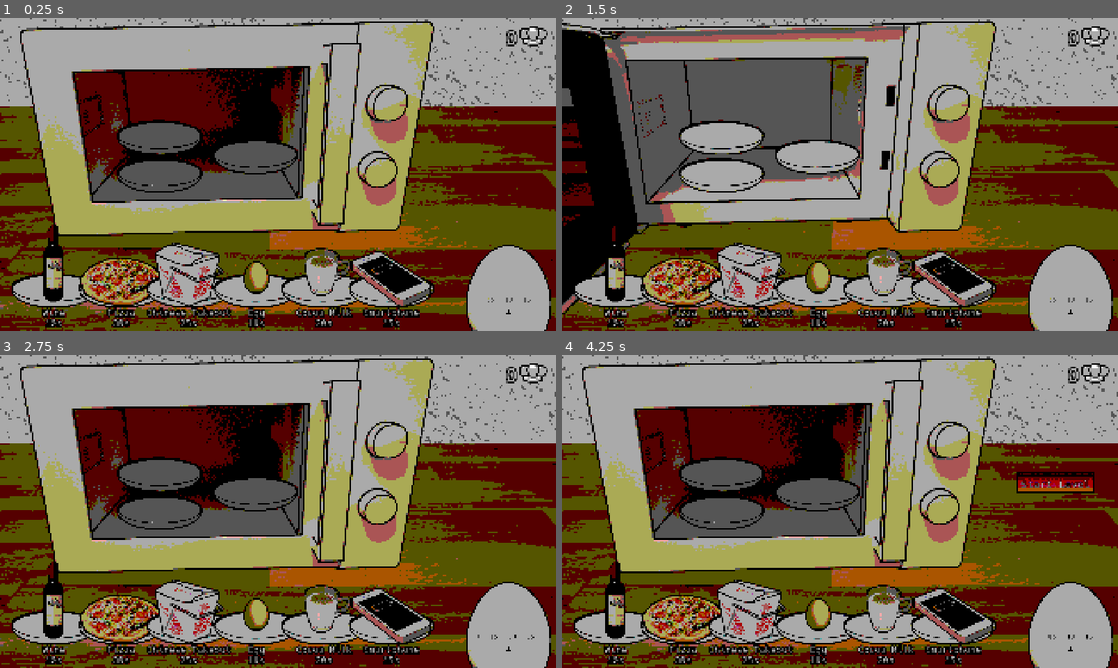
Above: before the commit, frames 1-4 (two rows, left to right).
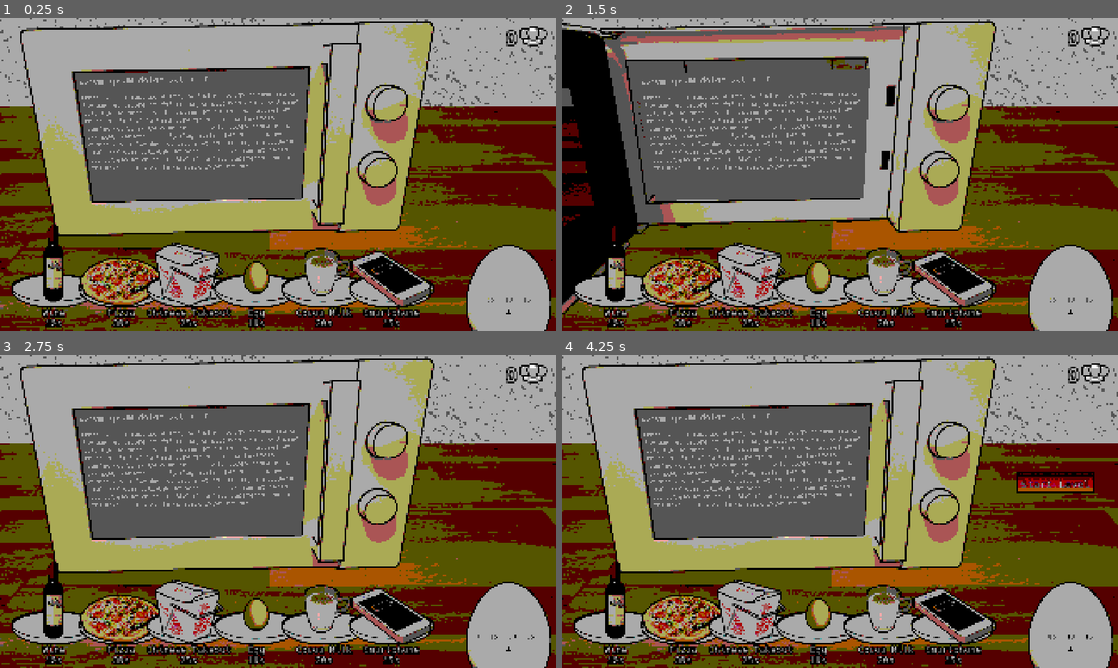
Above: after the commit, the same moments.

Repository: AnJ95/gmtk-2026
Game: Godot game, scene res://main/Main.tscn
The game is run twice, just before and just after one commit, with the same random seed, the same clock (stepped at 60 frames per second) and the same inputs.
Inputs (mouse positions are in pixels of both pictures, inside the frame that each line leads up to):
- Up to frame 1 (0.25 s): no input
- Up to frame 2 (1.5 s): tap Enter at 0.5 s; drag from (756, 130) to (617, 290) at 0.52 s; tap Space at 1.25 s; drag from (728, 190) to (817, 155) at 1.27 s
- Up to frame 3 (2.75 s): move the mouse to (333, 442) at 2.02 s; click (333, 442) at 2.17 s
- Up to frame 4 (4.25 s): drag from (812, 574) to (723, 511) at 2.77 s; tap Enter at 3.5 s; move the mouse to (1006, 558) at 3.52 s; click (1006, 558) at 3.67 s

The runs differ from the first frame. In frame 1, 10% of the frame differs, in the area x 13-56%, y 16-58%; in frame 2, 7.4%; in frame 3, 10%; in frame 4, 10%.

Commit message:
Add microwave flavor text mechanic

Diff:
--- a/level/Level.gd
+++ b/level/Level.gd
@@ -3,8 +3,10 @@
 var total_time: int
 var num_microwave_slots: int
 var shelf_items: Array[PackedScene]
+var intro_text: String
 
-func _init(total_time: int, num_microwave_slots: int, shelf_items: Array[PackedScene]) -> void:
+func _init(total_time: int, num_microwave_slots: int, shelf_items: Array[PackedScene], intro_text: String) -> void:
 	self.total_time = total_time
 	self.num_microwave_slots = num_microwave_slots
 	self.shelf_items = shelf_items
+	self.intro_text = intro_text
--- a/level/LevelManager.gd
+++ b/level/LevelManager.gd
@@ -12,20 +12,26 @@
 		preload("res://item/items/item_egg.tscn"),
 		preload("res://item/items/item_kaba.tscn"),
 		preload("res://item/items/item_smartphone.tscn"),
-	]),
+	], "[b]Lorem ipsum dolor sit amet[/b]
+
+Consetetur sadipscing elitr, sed diam nonumy eirmod tempor invidunt ut labore et dolore magna aliquyam erat, sed diam voluptua. [i]At vero eos[/i] et accusam et justo duo dolores et ea rebum. Stet clita kasd gubergren, no sea takimata sanctus est Lorem ipsum dolor sit amet. Lorem ipsum dolor sit amet, consetetur sadipscing elitr, sed diam nonumy eirmod tempor invidunt ut labore et dolore magna aliquyam erat, sed diam voluptua. At vero eos et accusam et justo duo dolores et ea rebum. Stet clita kasd gubergren, no sea takimata sanctus est Lorem ipsum dolor sit amet."),
 	Level.new(45, 3, [
 		preload("res://item/items/item_pizza.tscn"),
 		preload("res://item/items/item_pizza.tscn"),
 		preload("res://item/items/item_pizza.tscn"),
 		preload("res://item/items/item_pizza.tscn")
-	]),
+	], "[b]Lorem ipsum dolor sit amet[/b]
+
+Consetetur sadipscing elitr, sed diam nonumy eirmod tempor invidunt ut labore et dolore magna aliquyam erat, sed diam voluptua. [i]At vero eos[/i] et accusam et justo duo dolores et ea rebum. Stet clita kasd gubergren, no sea takimata sanctus est Lorem ipsum dolor sit amet. Lorem ipsum dolor sit amet, consetetur sadipscing elitr, sed diam nonumy eirmod tempor invidunt ut labore et dolore magna aliquyam erat, sed diam voluptua. At vero eos et accusam et justo duo dolores et ea rebum. Stet clita kasd gubergren, no sea takimata sanctus est Lorem ipsum dolor sit amet."),
 	Level.new(60, 4, [
 		preload("res://item/items/item_pizza.tscn"),
 		preload("res://item/items/item_pizza.tscn"),
 		preload("res://item/items/item_pizza.tscn"),
 		preload("res://item/items/item_pizza.tscn"),
 		preload("res://item/items/item_pizza.tscn")
-	])
+	], "[b]Lorem ipsum dolor sit amet[/b]
+
+Consetetur sadipscing elitr, sed diam nonumy eirmod tempor invidunt ut labore et dolore magna aliquyam erat, sed diam voluptua. [i]At vero eos[/i] et accusam et justo duo dolores et ea rebum. Stet clita kasd gubergren, no sea takimata sanctus est Lorem ipsum dolor sit amet. Lorem ipsum dolor sit amet, consetetur sadipscing elitr, sed diam nonumy eirmod tempor invidunt ut labore et dolore magna aliquyam erat, sed diam voluptua. At vero eos et accusam et justo duo dolores et ea rebum. Stet clita kasd gubergren, no sea takimata sanctus est Lorem ipsum dolor sit amet.")
 ]
 
 var current_level_id = 0
--- a/microwave/microwave.gd
+++ b/microwave/microwave.gd
@@ -6,6 +6,7 @@
 @onready var sprite_door_half = $AnimationRoot/MicrowaveDoorHalf
 @onready var sprite_door_open = $AnimationRoot/MicrowaveDoorOpen
 @onready var inner_root = $AnimationRoot/InnerRoot
+@onready var screen = $Screen
 
 @export var slot_num := 3
 @export var slot_radius := Vector2(220, 75)
@@ -37,10 +38,12 @@
 
 func _on_level_manager_level_prepare(_level_id: int, level: Level) -> void:
 	slot_num = level.num_microwave_slots
+	show_microwave_text(level.intro_text)
 	spawn_slots()
 
 func _on_level_manager_level_start(level_id: int, level: Level) -> void:
 	is_running = true
+	hide_microwave_text()
 
 func _on_timer_level_end() -> void:
 	is_running = false
@@ -55,3 +58,10 @@
 
 func _on_mouse_hover_area_2d_mouse_exited() -> void:
 	set_open_state(false)
+
+func show_microwave_text(text: String) -> void:
+	screen.visible = true
+	screen.show_text(text)
+
+func hide_microwave_text():
+	screen.visible = false
--- a/microwave/microwave.tscn
+++ b/microwave/microwave.tscn
@@ -2,9 +2,11 @@
 
 [ext_resource type="Script" uid="uid://hka3vmkhg534" path="res://microwave/microwave.gd" id="1_je6bm"]
 [ext_resource type="Texture2D" uid="uid://chdledwhi6ca6" path="res://microwave/assets/microwave_body.png" id="2_041lo"]
+[ext_resource type="Script" uid="uid://5qoumc0bf1e4" path="res://microwave/screen.gd" id="2_phhhb"]
 [ext_resource type="Texture2D" uid="uid://c63ixegkjtsib" path="res://microwave/assets/microwave_door_closed.png" id="3_phhhb"]
 [ext_resource type="Texture2D" uid="uid://cvu8nfw2wumbp" path="res://microwave/assets/microwave_door_half.png" id="4_7tji0"]
 [ext_resource type="Texture2D" uid="uid://u5svk13mc76l" path="res://microwave/assets/microwave_door_open.png" id="5_phvat"]
+[ext_resource type="FontFile" uid="uid://dnh0cy5qlqsi7" path="res://timer/Hack-Regular.ttf" id="7_7tji0"]
 
 [sub_resource type="Animation" id="Animation_041lo"]
 length = 0.001
@@ -137,6 +139,9 @@
 [sub_resource type="RectangleShape2D" id="RectangleShape2D_6mv5x"]
 size = Vector2(920, 549)
 
+[sub_resource type="ViewportTexture" id="ViewportTexture_phhhb"]
+viewport_path = NodePath("Screen/SubViewport")
+
 [node name="Microwave" type="Node2D" unique_id=379186637]
 script = ExtResource("1_je6bm")
 
@@ -171,5 +176,43 @@
 shape = SubResource("RectangleShape2D_6mv5x")
 metadata/_edit_lock_ = true
 
+[node name="Screen" type="Node2D" parent="." unique_id=169139386]
+visible = false
+script = ExtResource("2_phhhb")
+
+[node name="Polygon2D" type="Polygon2D" parent="Screen" unique_id=1187095861]
+texture = SubResource("ViewportTexture_phhhb")
+polygon = PackedVector2Array(-491, -350, -428, 88, 291, 79, 314, -367)
+uv = PackedVector2Array(0, 0, 0, 440, 810, 440, 810, 0)
+
+[node name="SubViewport" type="SubViewport" parent="Screen" unique_id=305554792]
+size = Vector2i(810, 440)
+
+[node name="TextureRect" type="ColorRect" parent="Screen/SubViewport" unique_id=568359717]
+offset_right = 810.0
+offset_bottom = 440.0
+color = Color(0.37981048, 0.37981054, 0.37981048, 1)
+
+[node name="MarginContainer" type="MarginContainer" parent="Screen/SubViewport" unique_id=2057436224]
+offset_right = 810.0
+offset_bottom = 440.0
+theme_override_constants/margin_left = 12
+theme_override_constants/margin_top = 10
+theme_override_constants/margin_right = 12
+theme_override_constants/margin_bottom = 10
+
+[node name="RichTextLabel" type="RichTextLabel" parent="Screen/SubViewport/MarginContainer" unique_id=669476208]
+layout_mode = 2
+theme_override_fonts/normal_font = ExtResource("7_7tji0")
+theme_override_fonts/bold_font = ExtResource("7_7tji0")
+theme_override_fonts/italics_font = ExtResource("7_7tji0")
+theme_override_font_sizes/normal_font_size = 22
+theme_override_font_sizes/bold_font_size = 29
+theme_override_font_sizes/italics_font_size = 22
+bbcode_enabled = true
+text = "[b]Lorem ipsum dolor sit amet[/b]
+
+Consetetur sadipscing elitr, sed diam nonumy eirmod tempor invidunt ut labore et dolore magna aliquyam erat, sed diam voluptua. [i]At vero eos[/i] et accusam et justo duo dolores et ea rebum. Stet clita kasd gubergren, no sea takimata sanctus est Lorem ipsum dolor sit amet. Lorem ipsum dolor sit amet, consetetur sadipscing elitr, sed diam nonumy eirmod tempor invidunt ut labore et dolore magna aliquyam erat, sed diam voluptua. At vero eos et accusam et justo duo dolores et ea rebum. Stet clita kasd gubergren, no sea takimata sanctus est Lorem ipsum dolor sit amet."
+
 [connection signal="mouse_entered" from="MouseHoverArea2D" to="." method="_on_mouse_hover_area_2d_mouse_entered"]
 [connection signal="mouse_exited" from="MouseHoverArea2D" to="." method="_on_mouse_hover_area_2d_mouse_exited"]
--- /dev/null
+++ b/microwave/screen.gd
@@ -0,0 +1,18 @@
+@tool
+extends Node2D
+
+@onready var viewport: SubViewport = $SubViewport
+@onready var polygon: Polygon2D = $Polygon2D
+
+func _ready():
+	polygon.texture = viewport.get_texture()
+
+	polygon.uv = PackedVector2Array([
+		Vector2(0, 0),
+		Vector2(0, 440),
+		Vector2(810, 440),
+		Vector2(810, 0),
+	])
+
+func show_text(text: String):
+	$SubViewport/MarginContainer/RichTextLabel.text = text
--- a/project.godot
+++ b/project.godot
@@ -10,7 +10,7 @@
 
 [application]
 
-config/name="RenameMeTheGame"
+config/name="Microwave Everything All At Once"
 run/main_scene="uid://hp5bb5pnux7h"
 config/features=PackedStringArray("4.7", "Forward Plus")
 config/icon="res://icon.svg"
Not shown, added: microwave/screen.gd.uid
Not shown, changed: README.md
